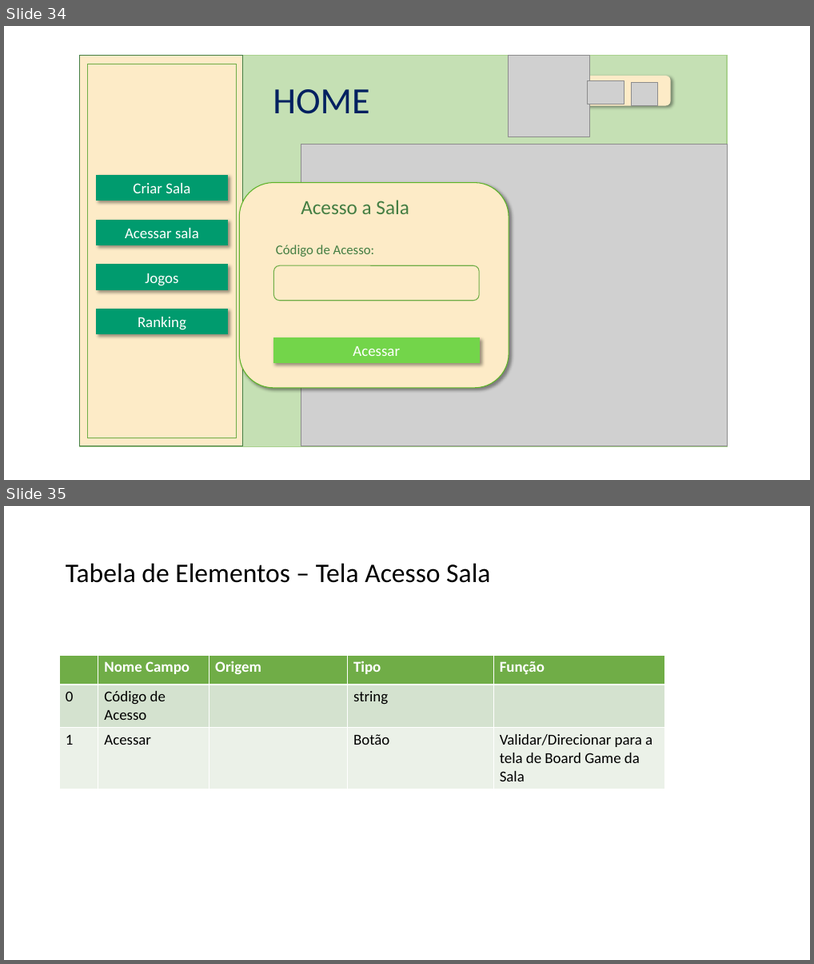
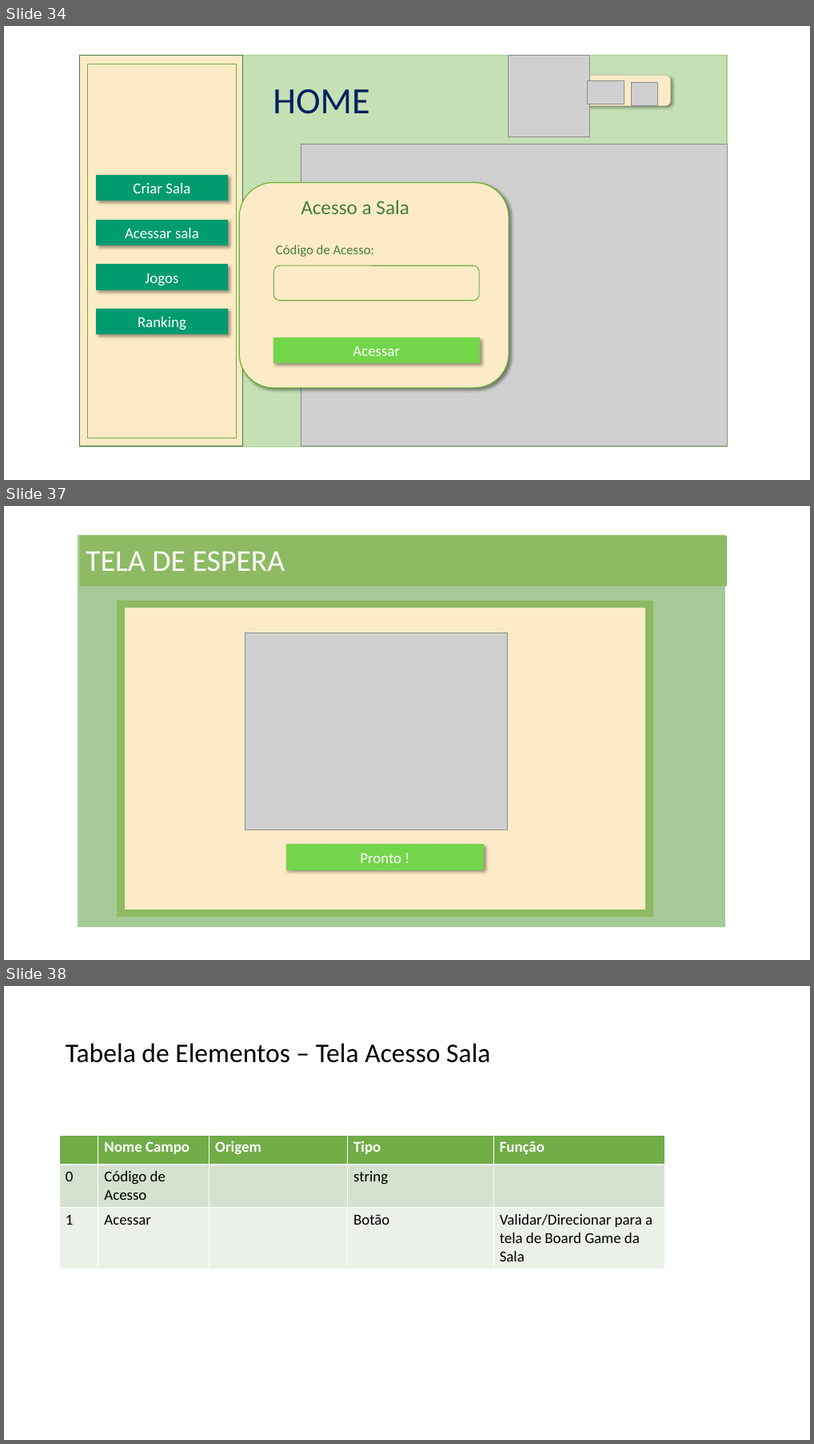
Before and after one commit to NathanReis/FTT-Recicla, a slide deck: DocumentacaoProjeto/Protótipo_Visual.pptx. Shown one above the other, each under a label of ours: slides 34 and 35 before the commit, slides 34, 37 and 38 after it; the slides between them are not shown. The pictures are 814x964 and 814x1444 pixels, drawn with LibreOffice and Linux fonts; fonts in the diff are those of the drawing; grey boxes stand for pictures. Boxes give left, top, right and bottom in pixels: in the first picture for what was removed or moved away, otherwise in the second. Text is boxed around its words. In the diff, an @@ line names an element or a change of style, - is before the commit and + after.

```diff
--- a/DocumentacaoProjeto/Protótipo_Visual.pptx
+++ b/DocumentacaoProjeto/Protótipo_Visual.pptx
@@ slide 37 added at (4,506,810,960), background #FFFFFF @@
@@ rectangle added at (78,536,725,927), fill #A5CA97, outline #A9D18E 1 pt @@
@@ rectangle added at (80,536,727,587), fill #8DBA62 @@
@@ text added at (86,551,286,571), 36 pt, text #FFFFFF @@
+TELA DE ESPERA
@@ rectangle added at (117,600,653,916), fill #8DBA62, outline #8DBA62 1 pt @@
@@ rounded rectangle added at (124,608,646,909), fill #FDEBC7, outline #8DBA62 1 pt @@
@@ picture added at (246,632,507,829) @@
@@ rectangle added at (287,844,484,869), fill #73D54A, outline #73D54A 1 pt, 18 pt, text #FFFFFF @@
+Pronto !
@@ what was slide 35 is now slide 38 @@
```
Also in this commit, not shown: 1 slide changed, 2 other slides added, 2 other files.
